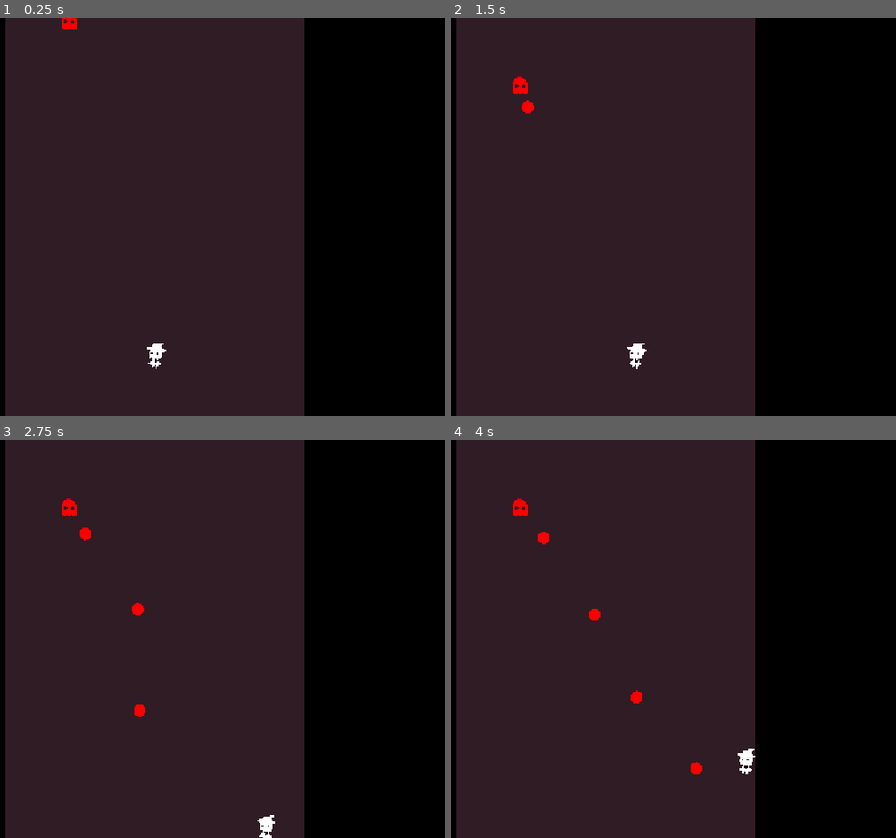
Above: before the commit, frames 1-4 (two rows, left to right).
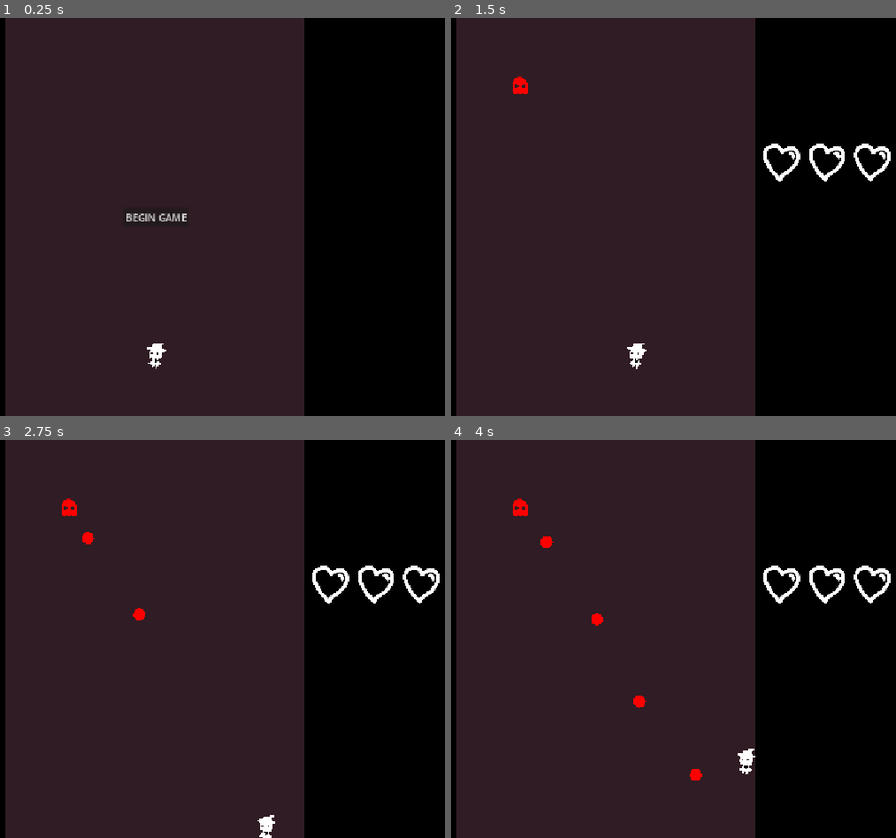
Above: after the commit, the same moments.

Repository: piksalchaos/bullet-hell
Game: Godot game, scene res://scenes/game.tscn
Same seed, same stepped clock (60 frames per second), same inputs: the game is played once before the commit and once after it.
Inputs (mouse positions are in pixels of both pictures, inside the frame that each line leads up to):
- Up to frame 1 (0.25 s): no input
- Up to frame 2 (1.5 s): click (606, 217) at 0.5 s, where only the run after the commit has a clickable "BEGIN GAME"; tap Enter at 1.25 s; hold D (right) from 1.28 s (still down); hold Z (shoot) from 1.28 s (still down)
- Up to frame 3 (2.75 s): release D (right) at 2.03 s; release Z (shoot) at 2.03 s; hold S (down) from 2.03 s (still down); tap Z (shoot) at 2.1 s
- Up to frame 4 (4 s): release S (down) at 2.78 s; hold D (right) 2.78-3.53 s; hold Shift (slow) 2.78-3.53 s; tap Z (shoot) at 3.05, 3.6 s; hold W (up) from 3.53 s (still down)

The runs differ from the first frame. In frame 1, 0.3% of the frame differs, in the area x 13-43%, y 0-52%; in frame 2, 0.9%; in frame 3, 1.0%; in frame 4, 1.1%, in the area x 19-99%, y 23-86%.

Commit message:
player now has health hearts and can die

Diff:
--- a/scenes/components/bullet_component.gd
+++ b/scenes/components/bullet_component.gd
@@ -11,7 +11,9 @@
 		parent.queue_free()
 
 func _on_area_entered(area: Player) -> void:
-	parent.queue_free()
+	if not area.is_on_cooldown:
+		parent.queue_free()
+		area.hit()
 
 func capture_color():
 	GameProperties.captured_color_ids.append(parent.color_component.color_id)
--- a/scenes/entities/player/player.gd
+++ b/scenes/entities/player/player.gd
@@ -1,23 +1,21 @@
 class_name Player extends Area2D
 
+@onready var cooldown_timer: Timer = $CooldownTimer
+@onready var sprite_2d: Sprite2D = $Sprite2D
+
 const PLAYER_BULLET = preload("res://scenes/bullets/player_bullet.tscn")
-
 const WIDTH := 16.0
-
 const SPEED := 240.0
 const SLOW_SPEED := 120.0
+const COOLDOWN_ALPHA = 0.3
 
-#@onready var bullet_timer: Timer = $BulletTimer
-#
-#func _unhandled_input(event: InputEvent) -> void:
-	#if event.is_action_pressed("shoot"):
-		#if bullet_timer.is_stopped():
-			#shoot_bullet()
-			#bullet_timer.start()
-	#if event.is_action_released("shoot"):
-		#bullet_timer.stop()
+var is_active = false
+var is_on_cooldown = false
+
+signal got_hit()
 
 func _physics_process(delta: float) -> void:
+	if not is_active: return
 	var x_direction = Input.get_axis("left", "right")
 	var y_direction = Input.get_axis("up", "down")
 	var direction = Vector2(x_direction, y_direction).normalized()
@@ -28,11 +26,12 @@
 	position.y = clampf(position.y, WIDTH, GameProperties.STAGE_HEIGHT - WIDTH)
 	GameProperties.update_player_position(position)
 
-func shoot_bullet():
-	var bullet = PLAYER_BULLET.instantiate()
-	bullet.position = position
-	GameProperties.bullet_container.add_child(bullet)
+func hit() -> void:
+	got_hit.emit()
+	sprite_2d.modulate.a = COOLDOWN_ALPHA
+	is_on_cooldown = true
+	cooldown_timer.start()
 
-
-#func _on_bullet_timer_timeout() -> void:
-	#shoot_bullet()
+func _on_cooldown_timer_timeout() -> void:
+	is_on_cooldown = false
+	sprite_2d.modulate.a = 1
--- a/scenes/entities/player/player.tscn
+++ b/scenes/entities/player/player.tscn
@@ -35,3 +35,7 @@
 
 [node name="CollisionShape2D" type="CollisionShape2D" parent="BulletAbsorber"]
 shape = SubResource("CircleShape2D_1ie0h")
+
+[node name="CooldownTimer" type="Timer" parent="."]
+
+[connection signal="timeout" from="CooldownTimer" to="." method="_on_cooldown_timer_timeout"]
--- a/scenes/game.gd
+++ b/scenes/game.gd
@@ -3,8 +3,27 @@
 @onready var bullet_container: Node2D = $Stage/BulletContainer
 @onready var enemy_container: Node2D = $Stage/EnemyContainer
 @onready var round_manager: Node2D = $Stage/RoundManager
+@onready var hud: Control = $HUD
+@onready var player: Player = $Stage/Player
+
+@export var max_player_health := 3
+var player_health = 0
 
 func _ready() -> void:
 	GameProperties.bullet_container = bullet_container
 	GameProperties.enemy_container = enemy_container
+
+func start_game():
+	player_health = max_player_health
+	player.is_active = true
+	hud.update_life_heart_count(player_health)
 	round_manager.begin()
+
+func _on_hud_start_button_pressed() -> void:
+	start_game()
+
+func _on_player_got_hit() -> void:
+	player_health -= 1
+	if player_health < 0:
+		get_tree().call_deferred("reload_current_scene")
+	hud.update_life_heart_count(player_health)
--- a/scenes/game.tscn
+++ b/scenes/game.tscn
@@ -1,6 +1,6 @@
 [gd_scene load_steps=7 format=3 uid="uid://bp24suxtg5xp5"]
 
-[ext_resource type="PackedScene" uid="uid://dvrx8wmadvywy" path="res://scenes/hud.tscn" id="1_lbhrr"]
+[ext_resource type="PackedScene" uid="uid://dvrx8wmadvywy" path="res://scenes/gui/hud.tscn" id="1_lbhrr"]
 [ext_resource type="Script" uid="uid://jttxe4pbb07u" path="res://scenes/game.gd" id="1_p57ef"]
 [ext_resource type="Script" uid="uid://bu68n2vqivnpj" path="res://scenes/round_manager.gd" id="2_iywne"]
 [ext_resource type="PackedScene" uid="uid://whf6whxkmq2" path="res://scenes/entities/player/player.tscn" id="3_p57ef"]
@@ -45,3 +45,6 @@
 position = Vector2(126, 196)
 
 [node name="HUD" parent="." instance=ExtResource("1_lbhrr")]
+
+[connection signal="got_hit" from="Stage/Player" to="." method="_on_player_got_hit"]
+[connection signal="start_button_pressed" from="HUD" to="." method="_on_hud_start_button_pressed"]
--- /dev/null
+++ b/scenes/gui/hud.gd
@@ -0,0 +1,22 @@
+extends Control
+
+const LIFE_HEART = preload("uid://cg285sbaifnvs")
+@onready var life_heart_container: HBoxContainer = $RightBar/LifeHeartContainer
+@onready var start_button: Button = $StartButton
+
+signal start_button_pressed
+
+func update_life_heart_count(life_heart_count: int) -> void:
+	if life_heart_count < 0: return
+	var container_child_count = life_heart_container.get_child_count()
+	if container_child_count < life_heart_count:
+		for i in (life_heart_count - container_child_count):
+			var life_heart = LIFE_HEART.instantiate()
+			life_heart_container.add_child(life_heart)
+	elif life_heart_container.get_child_count() > life_heart_count:
+		for i in (container_child_count - life_heart_count):
+			life_heart_container.get_child(i).queue_free()
+
+func _on_start_button_pressed() -> void:
+	start_button.hide()
+	start_button_pressed.emit()
--- a/scenes/hud.tscn
+++ b/scenes/gui/hud.tscn
@@ -1,4 +1,6 @@
-[gd_scene format=3 uid="uid://dvrx8wmadvywy"]
+[gd_scene load_steps=2 format=3 uid="uid://dvrx8wmadvywy"]
+
+[ext_resource type="Script" uid="uid://xr2b6wha55l" path="res://scenes/gui/hud.gd" id="1_624ws"]
 
 [node name="HUD" type="Control"]
 layout_mode = 3
@@ -7,6 +9,7 @@
 anchor_bottom = 1.0
 grow_horizontal = 2
 grow_vertical = 2
+script = ExtResource("1_624ws")
 
 [node name="LeftBar" type="ColorRect" parent="."]
 layout_mode = 1
@@ -28,6 +31,18 @@
 grow_vertical = 2
 color = Color(0, 0, 0, 1)
 
+[node name="LifeHeartContainer" type="HBoxContainer" parent="RightBar"]
+layout_mode = 1
+anchors_preset = -1
+anchor_top = 0.3132716
+anchor_right = 1.0
+anchor_bottom = 0.41512346
+offset_left = 8.0
+offset_right = -8.0
+grow_horizontal = 2
+grow_vertical = 2
+theme_override_constants/separation = 8
+
 [node name="BattleAreaReference" type="ColorRect" parent="."]
 visible = false
 layout_mode = 1
@@ -40,3 +55,20 @@
 grow_horizontal = 2
 grow_vertical = 2
 color = Color(0.391367, 0.314731, 0.551999, 1)
+
+[node name="StartButton" type="Button" parent="."]
+layout_mode = 1
+anchors_preset = 8
+anchor_left = 0.5
+anchor_top = 0.5
+anchor_right = 0.5
+anchor_bottom = 0.5
+offset_left = -49.5
+offset_top = -15.5
+offset_right = 49.5
+offset_bottom = 15.5
+grow_horizontal = 2
+grow_vertical = 2
+text = "BEGIN GAME"
+
+[connection signal="pressed" from="StartButton" to="." method="_on_start_button_pressed"]
--- /dev/null
+++ b/scenes/gui/life_heart.tscn
@@ -0,0 +1,8 @@
+[gd_scene load_steps=2 format=3 uid="uid://cg285sbaifnvs"]
+
+[ext_resource type="Texture2D" uid="uid://cefbpjgowj6dq" path="res://images/life_heart.png" id="1_viyay"]
+
+[node name="LifeHeart" type="TextureRect"]
+texture = ExtResource("1_viyay")
+expand_mode = 2
+stretch_mode = 5
Binary file added: images/life_heart.png
Not shown, added: images/life_heart.png.import
Not shown, added: scenes/gui/hud.gd.uid
